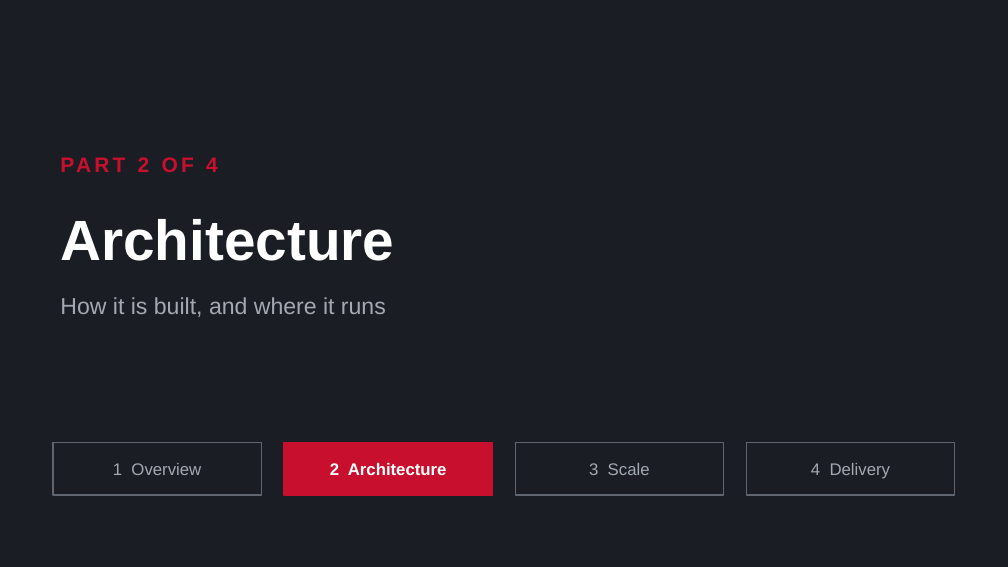
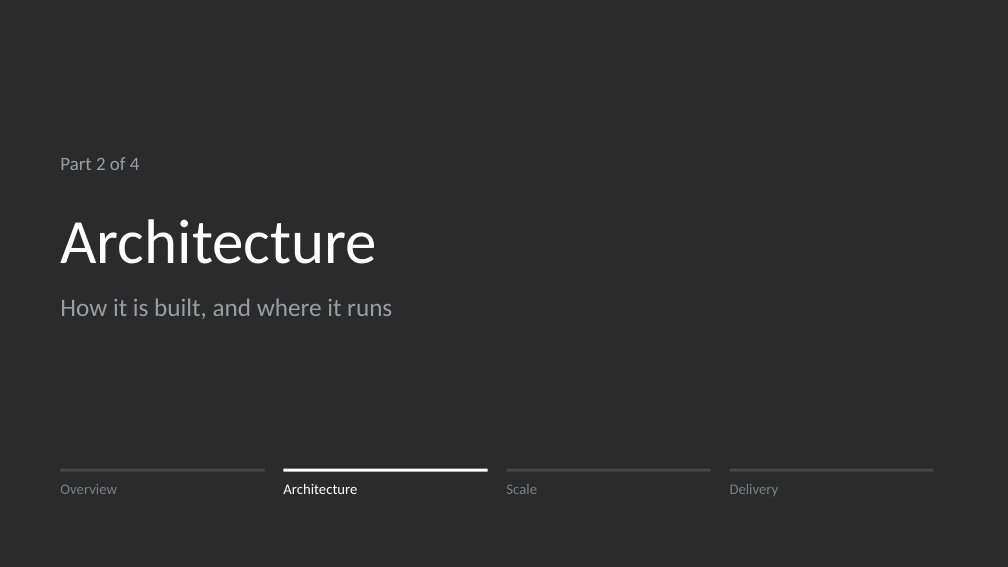
Before and after one commit to ziyangliu-666/lumen-next, a slide deck: slide 7 of docs/platform/slides/out/Team15-Lumen-Platform.pptx. Drawn at 1008x567 pixels with LibreOffice and Linux fonts; fonts in the diff are those of the drawing; background and template pictures are left out; a plain dark background stands for a picture behind light text. Boxes give left, top, right and bottom in pixels: in the first picture for what was removed or moved away, otherwise in the second. Text is boxed around its words. In the diff, an @@ line names an element or a change of style, - is before the commit and + after.

```diff
--- a/docs/platform/slides/out/Team15-Lumen-Platform.pptx
+++ b/docs/platform/slides/out/Team15-Lumen-Platform.pptx
@@ background #1A1D23 to picture (left out) @@
@@ text at <box>60,157,140,170</box>: text changed; size 20 to 18 pt; font Arial to Calibri; text colour #C8102E to #9A9DA3; bold off @@
-PART 2 OF 4
+Part 2 of 4
@@ text "Architecture" at <box>60,219,376,264</box>: size 54 to 60 pt, font Arial to Calibri, bold off @@
@@ text "How it is built, and ..." at <box>60,298,392,319</box>: size 22 to 24 pt, font Arial to Calibri, text colour #A3A9B1 to #9A9DA3 @@
@@ rectangle: place and size @@
-rectangle at <box>53,442,262,495</box>
+rectangle at <box>60,469,265,472</box>
@@ rectangle: place and size @@
-rectangle at <box>284,442,493,495</box>
+rectangle at <box>284,469,488,472</box>
@@ rectangle at <box>284,469,488,472</box>: fill #C8102E to #FFFFFF; outline #C8102E 1.25 pt to none @@
@@ rectangle: place and size @@
-rectangle at <box>516,442,724,495</box>
+rectangle at <box>507,469,711,472</box>
@@ vertical alignment middle to top in 4 elements at <box>283,483,357,494</box>, <box>60,484,117,494</box>, <box>506,484,537,494</box>, <box>730,484,779,496</box> @@
@@ fill #1A1D23 to #45484C; outline #5F6670 1.25 pt to none in 3 elements at <box>60,469,265,472</box>, <box>507,469,711,472</box>, <box>730,469,934,472</box> @@
@@ rectangle: place and size @@
-rectangle at <box>746,442,955,495</box>
+rectangle at <box>730,469,934,472</box>
@@ text at <box>60,484,117,494</box>: text changed; size 16 to 14 pt; font Arial to Calibri; text colour #A3A9B1 to #7C8086 @@
-1 Overview
+Overview
@@ text at <box>283,483,357,494</box>: text changed; size 16 to 14 pt; font Arial to Calibri; bold off @@
-2 Architecture
+Architecture
@@ text at <box>506,484,537,494</box>: text changed; size 16 to 14 pt; font Arial to Calibri; text colour #A3A9B1 to #7C8086 @@
-3 Scale
+Scale
@@ text at <box>730,484,779,496</box>: text changed; size 16 to 14 pt; font Arial to Calibri; text colour #A3A9B1 to #7C8086 @@
-4 Delivery
+Delivery
```
Also in this commit, not shown: 18 other slides changed, 14 other files.
